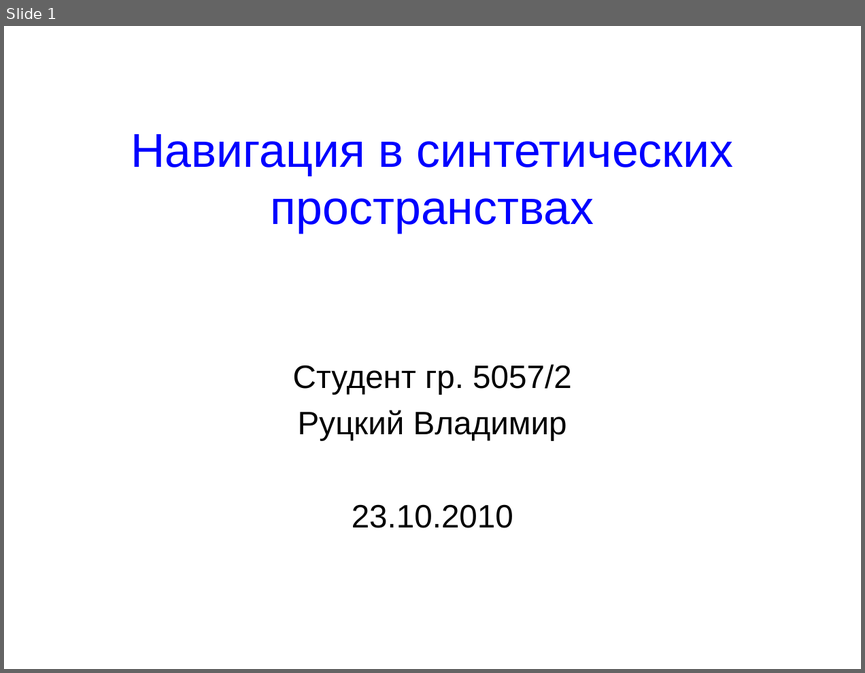
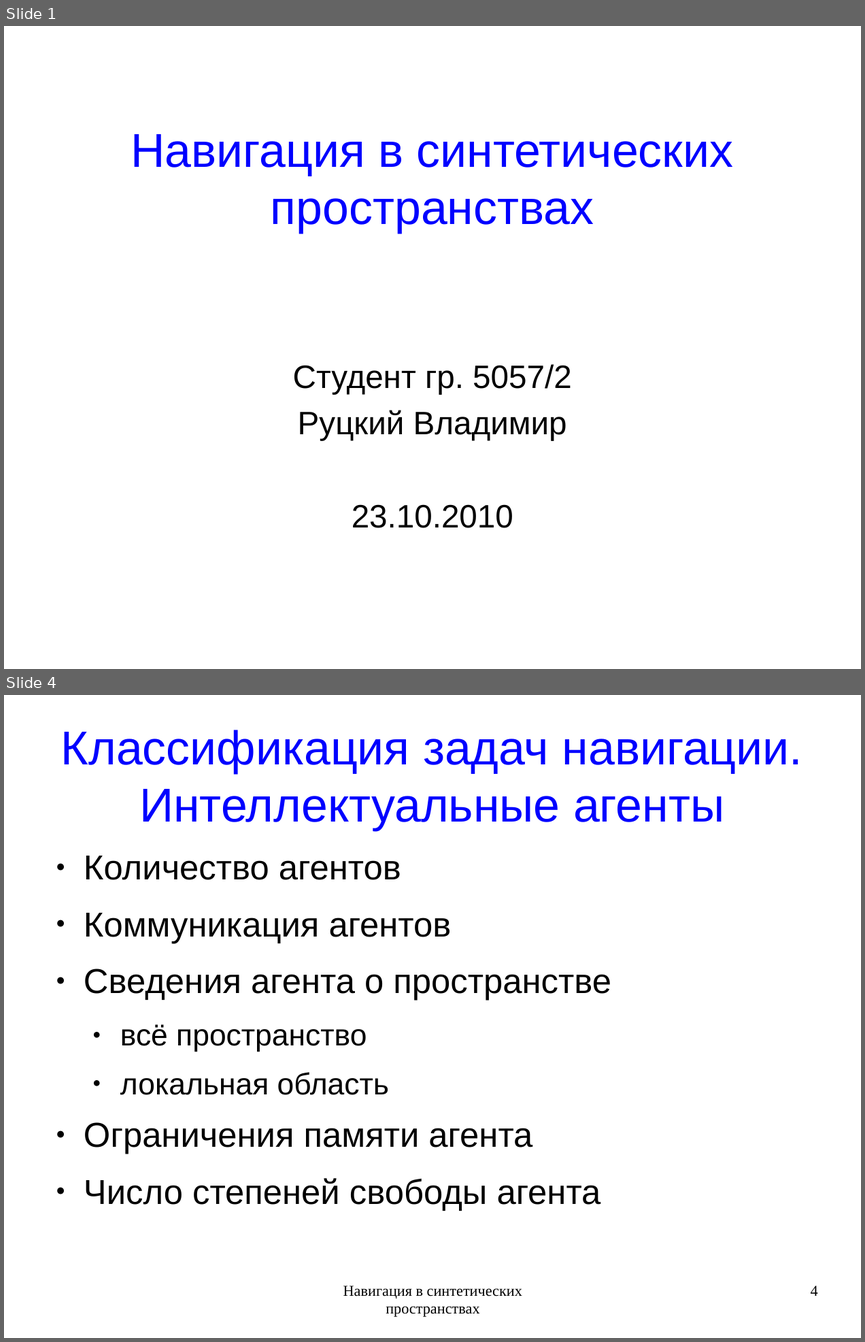
Before and after one commit to rutsky/semester09, a slide deck: Artificial_intelligence/Navigation_in_synthetic_space/50572_Rutsky_Navigation_in_synthetic_space.odp. Shown one above the other, each under a label of ours: slide 1 before the commit, slides 1 and 4 after it; the slides between them are not shown. The pictures are 865x673 and 865x1342 pixels, drawn with LibreOffice and Linux fonts; fonts in the diff are those of the drawing. Boxes give left, top, right and bottom in pixels: in the first picture for what was removed or moved away, otherwise in the second. Text is boxed around its words. In the diff, an @@ line names an element or a change of style, - is before the commit and + after.

```diff
--- a/Artificial_intelligence/Navigation_in_synthetic_space/50572_Rutsky_Navigation_in_synthetic_space.odp
+++ b/Artificial_intelligence/Navigation_in_synthetic_space/50572_Rutsky_Navigation_in_synthetic_space.odp
@@ slide 4 added at (x1=4, y1=695, x2=861, y2=1338), background #FFFFFF @@
@@ title added at (x1=61, y1=730, x2=802, y2=830), 44 pt, text #0000FF @@
+Классификация задач навигации. Интеллектуальные агенты
@@ text added at (x1=84, y1=855, x2=611, y2=1210), 32 pt, text #000000 @@
+● Количество агентов
+● Коммуникация агентов
+● Сведения агента о пространстве
+  ● всё пространство
+  ● локальная область
+● Ограничения памяти агента
+● Число степеней свободы агента
@@ text added at (x1=343, y1=1285, x2=522, y2=1317), 14 pt, text #000000 @@
+Навигация в синтетических пространствах
@@ page number added at (x1=810, y1=1285, x2=818, y2=1295), 14 pt, text #000000 @@
+4
```
Also in this commit, not shown: 1 slide changed, 14 other slides added.
